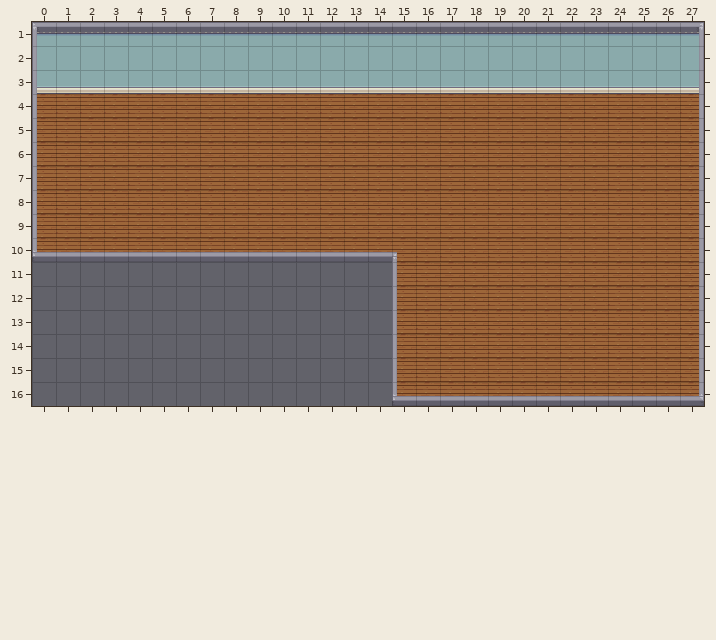
Two versions of a level (Tiled map, content/maps/player_home.tmx). That is the earlier state.
Cells are 32x32 px. Shown: x 0..27, y 1..16.
The result:
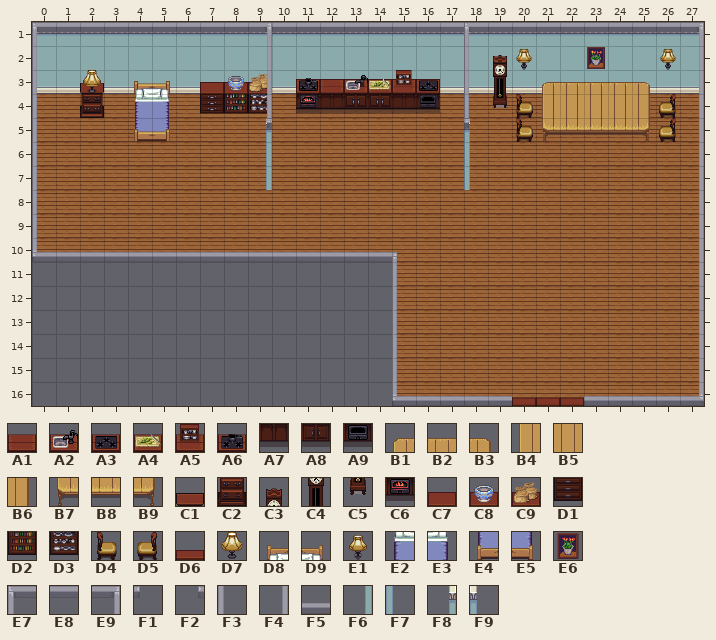
Key: from "indoor": A1 5, A2 6, A3 7, A4 8, A5 9, A6 10, A7 47, A8 48, A9 49, B1 230, B2 231, B3 232, B4 272, B5 273, B6 274, B7 314, B8 315, B9 316, C1 558, C2 600, C3 975, C4 1017, C5 1059, C6 1326, C7 1366, C8 1367, C9 1368, D1 1408, D2 1409, D3 1410, D4 1472, D5 1473, D6 1667, D7 1793, D8 1796, D9 1797, E1 1835, E2 1838, E3 1839, E4 1880, E5 1881, E6 1981, E7 2060, E8 2061, E9 2062, F1 2100, F2 2101, F3 2102, F4 2104, F5 2145, F6 2360, F7 2361, F8 2396, F9 2397.
__ is an empty cell.
Tiles replaced or removed in this view: E8, F5.
Tiles of an added or newly shown layer are drawn over the layers below it.
What changed:
Changed rows in their new state; .. is an unchanged cell.
Layer "foreground/walls":
first column x 2:
 1 .. .. .. .. .. .. .. E9 .. .. .. .. .. .. .. .. E7
 2 .. .. .. .. .. .. .. F4 .. .. .. .. .. .. .. .. F3
 3 C1 .. D8 D9 .. C7 C8 C9 .. A6 A1 A2 A4 A5 A3 .. F3
 4 C2 .. E2 E3 .. D1 D2 D3 .. C6 A7 A8 A8 A7 A9 .. F3
 5 .. .. E4 E5 .. .. .. F8 .. .. .. .. .. .. .. .. F9
 6 .. .. .. .. .. .. .. F6 .. .. .. .. .. .. .. .. F7
 7 .. .. .. .. .. .. .. F6 .. .. .. .. .. .. .. .. F7
first column x 20:
16 D6 D6 D6
Layer "foreground/items" (added):
first column x 2:
 2 .. .. .. .. .. .. .. .. .. .. .. .. .. .. .. .. .. C3 E1 .. .. E6 .. .. E1
 3 D7 .. .. .. .. .. .. F4 .. .. .. .. .. .. .. .. .. C4 .. B1 B2 B2 B2 B3 ..
 4 .. .. .. .. .. .. .. F4 .. .. .. .. .. .. .. .. .. C5 D4 B4 B5 B5 B5 B6 D5
 5 .. .. .. .. .. .. .. F2 .. .. .. .. .. .. .. .. F1 .. D4 B7 B8 B8 B8 B9 D5
Where, in picture pixels (left, top, right, bottom), the same in both pictures:
changed: (200, 23, 272, 190)
changed: (464, 23, 676, 190)
added: (80, 70, 104, 118)
added: (134, 81, 170, 142)
added: (296, 70, 440, 114)
changed: (512, 396, 584, 406)
